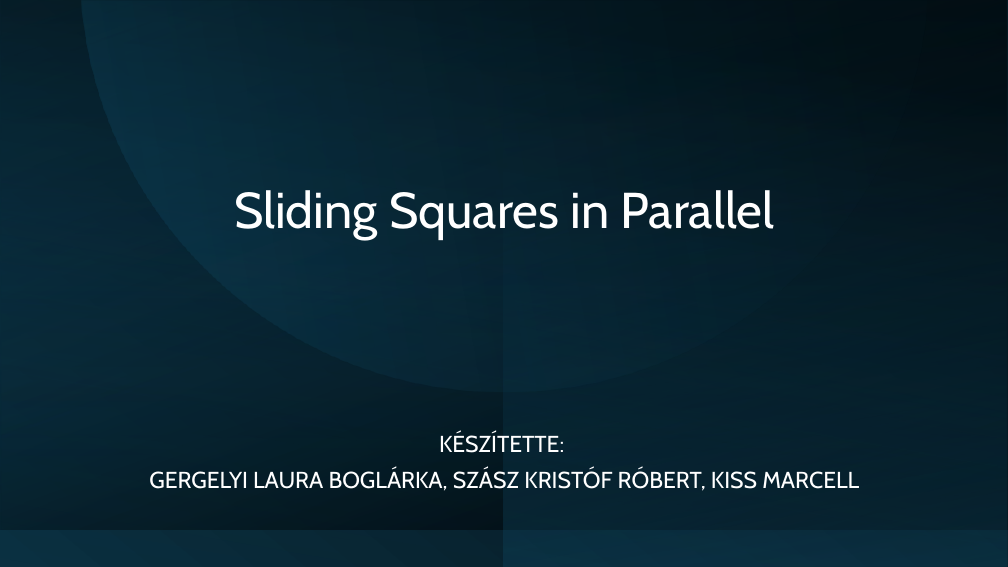
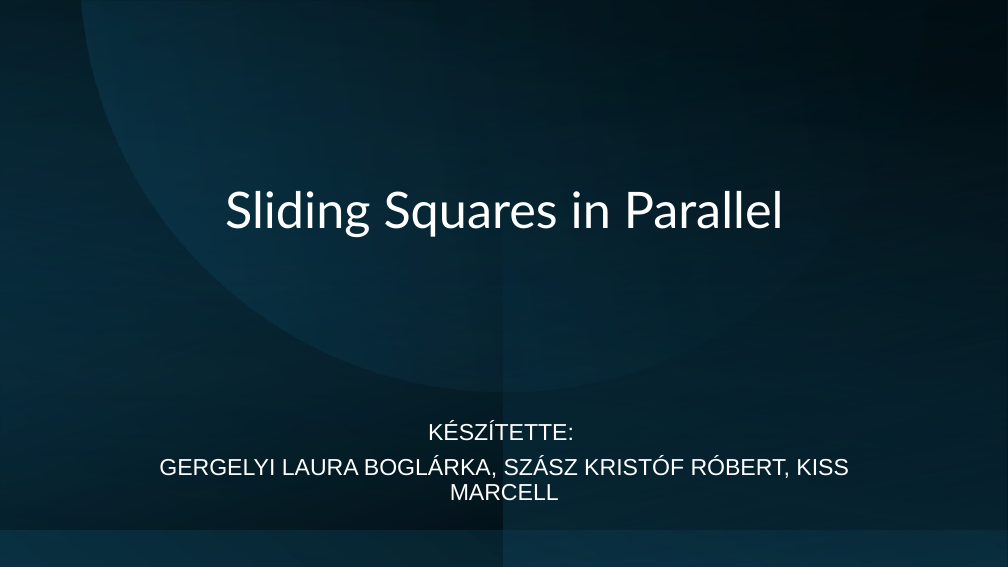
Before and after one commit to xlykoi/Szamitogepes-halozatok, a slide deck: slide 1 of Short_presentation.pptx. Drawn at 1008x567 pixels with LibreOffice and Linux fonts; fonts in the diff are those of the drawing. Boxes give left, top, right and bottom in pixels: in the first picture for what was removed or moved away, otherwise in the second. Text is boxed around its words. In the diff, an @@ line names an element or a change of style, - is before the commit and + after.

```diff
--- a/Short_presentation.pptx
+++ b/Short_presentation.pptx
@@ rectangle at box(0, 0, 1008, 567): fill gradient #0B3041 to #000000 to gradient #0A3041 to #000000 @@
@@ rectangle at box(0, 0, 1008, 529): fill gradient #104862 to #000000 to gradient #0F4861 to #000000 @@
@@ rectangle at box(0, 0, 1007, 567): fill gradient #000000 to #104862 to gradient #000000 to #0F4861 @@
@@ rectangle at box(1, 0, 1006, 567): fill gradient #0B3041 to #000000 to gradient #0A3041 to #000000 @@
@@ freeform shape at box(82, 0, 926, 391): fill gradient #0B3041 to #156082 to gradient #0A3041 to #156082 @@
@@ rectangle at box(504, 0, 1008, 567): fill gradient #0B3041 to #104862 to gradient #0A3041 to #0F4861 @@
@@ title "Sliding Squares in Parallel" at box(225, 191, 784, 237): font Cabin to Lato @@
@@ subtitle "KÉSZÍTETTE:" at box(159, 421, 848, 501): font Cabin to Arial @@
```
Also in this commit, not shown: 6 other slides changed, 1 slide added.
